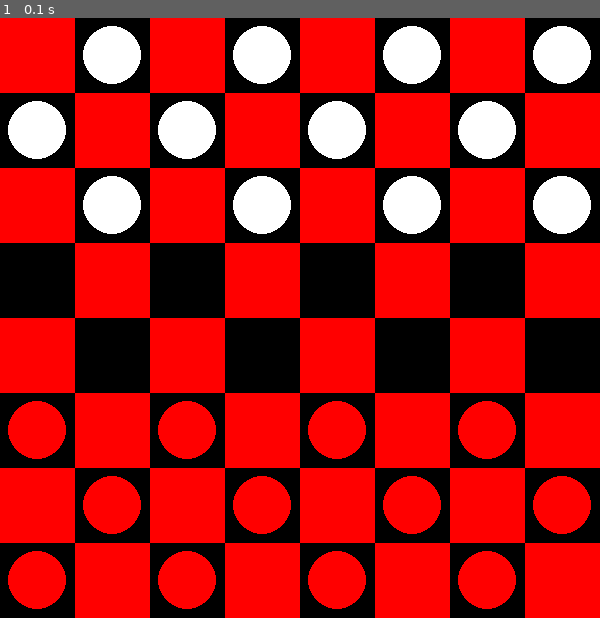
Above: before the commit, frame 1.
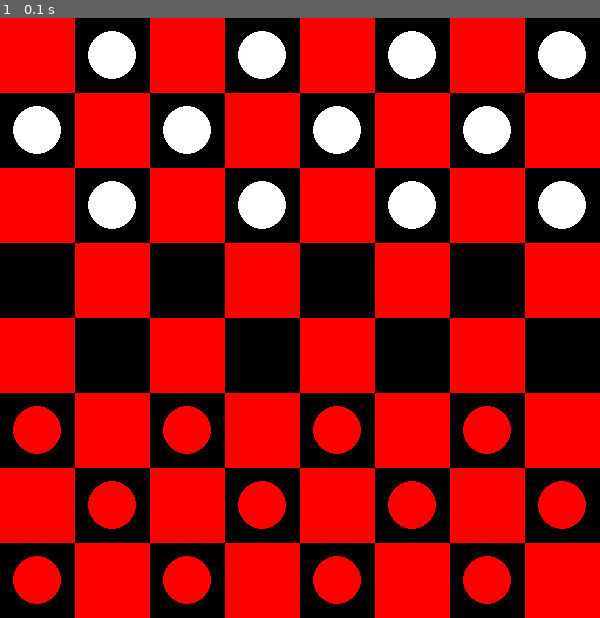
Above: after the commit, the same moment.

Repository: AmirAbaskohi/Checkers-using-pygame
Game: pygame game, started from main.py
Two runs of this game, one before a commit and one after it. Both use one fixed random seed, a clock stepped at 60 frames per second and the inputs below.
Inputs:
- Up to frame 1 (0.1 s): no input

The runs differ from the first frame. In frame 1, 5.5% of the frame differs, in the area x 1-99%, y 1-99%.

Commit message:
Padding of piece changed

Diff:
--- a/checkers/pieces.py
+++ b/checkers/pieces.py
@@ -3,7 +3,7 @@
 
 class Piece:
 
-	PADDING = 10
+	PADDING = 15
 	OUTLINE = 2
 
 	def __init__(self, row, col, color):
